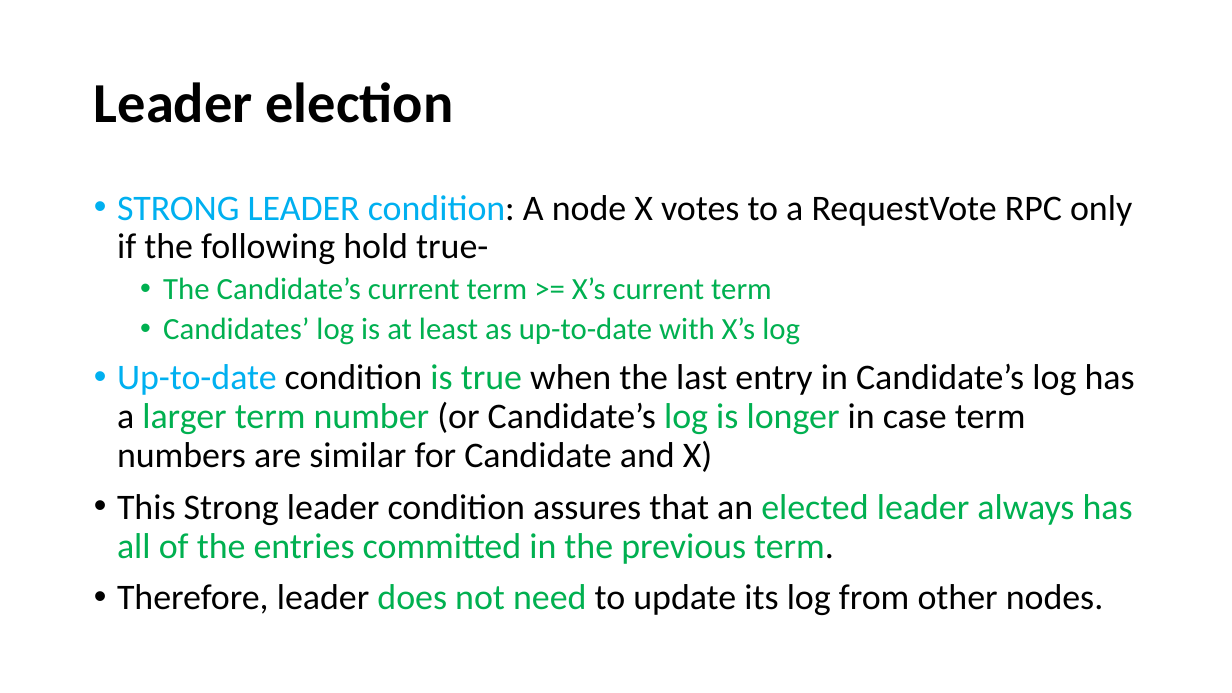
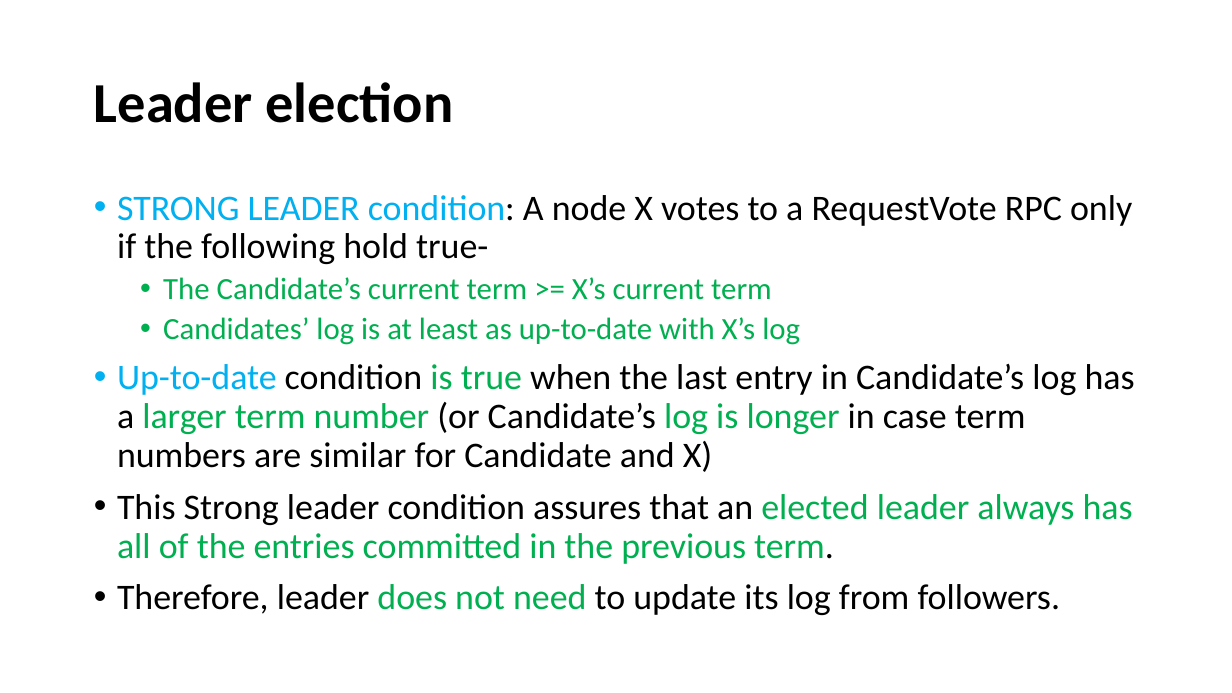
Before and after one commit to paulsaswata/public, a slide deck: slide 6 of The Raft Consensus Algorithm.pptx. Drawn at 1232x693 pixels with LibreOffice and Linux fonts; fonts in the diff are those of the drawing. Boxes give left, top, right and bottom in pixels: in the first picture for what was removed or moved away, otherwise in the second. Text is boxed around its words. In the diff, an @@ line names an element or a change of style, - is before the commit and + after.

```diff
--- a/The Raft Consensus Algorithm.pptx
+++ b/The Raft Consensus Algorithm.pptx
@@ text at box(117, 584, 1061, 615): text changed @@
-• Therefore, leader does not need to update its log from other nodes.
+• Therefore, leader does not need to update its log from followers.
```
Also in this commit, not shown: 5 other slides changed, 2 slides added.
